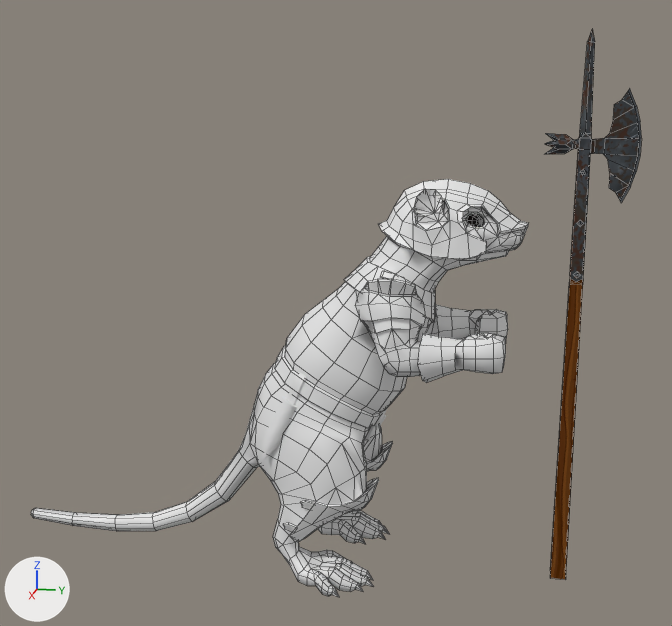
Two versions of the Blender file Blends/character-champion-rat.blend, one commit apart.
Before and after are seen from a 50 mm camera at (4.87, 1.01, 1.67) aimed at (-0.03, 0.03, 0.44). Every picture has the same lights, and +X, +Y and +Z are marked at lower left. The older version comes first. Mesh edges are drawn as thin lines on the coarser meshes.

Objects in the first picture: 'character-champion-rat', 'sheath', 'weapon-poleaxe' and 2 more.
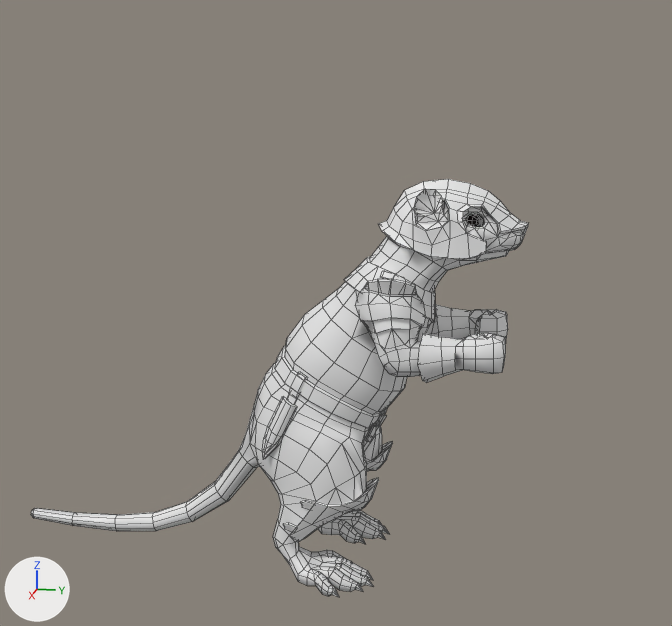
Changed parts and their boxes [x1, y1, x2, y2] in the pictures (672 x 626 px):
'weapon-poleaxe', hidden: before [545, 30, 642, 579]

Edits to the bpy script that builds the scene:
```text
Change ob_weapon_poleaxe:
    add ob_weapon_poleaxe.hide_set(True)
```
